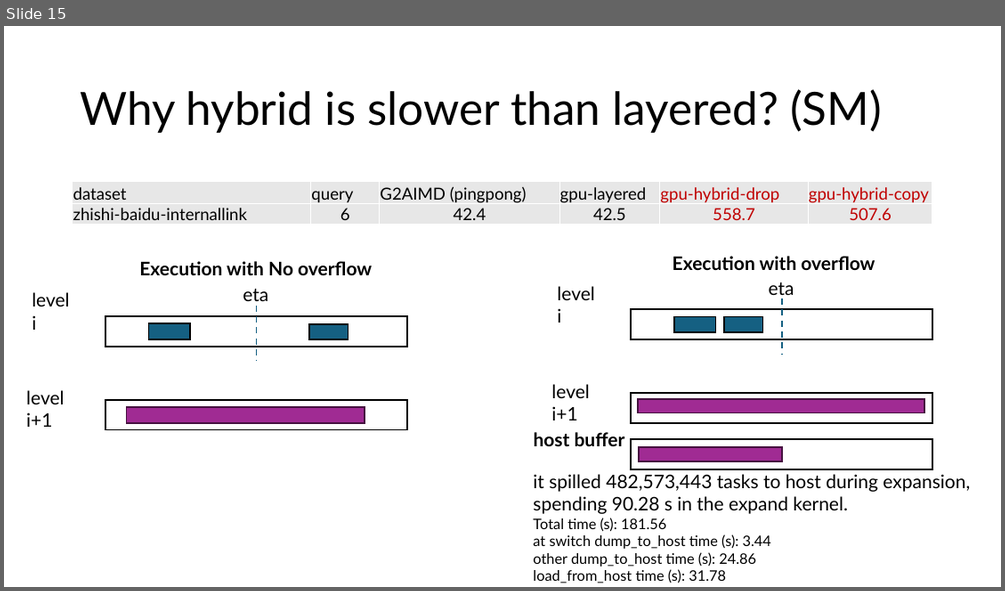
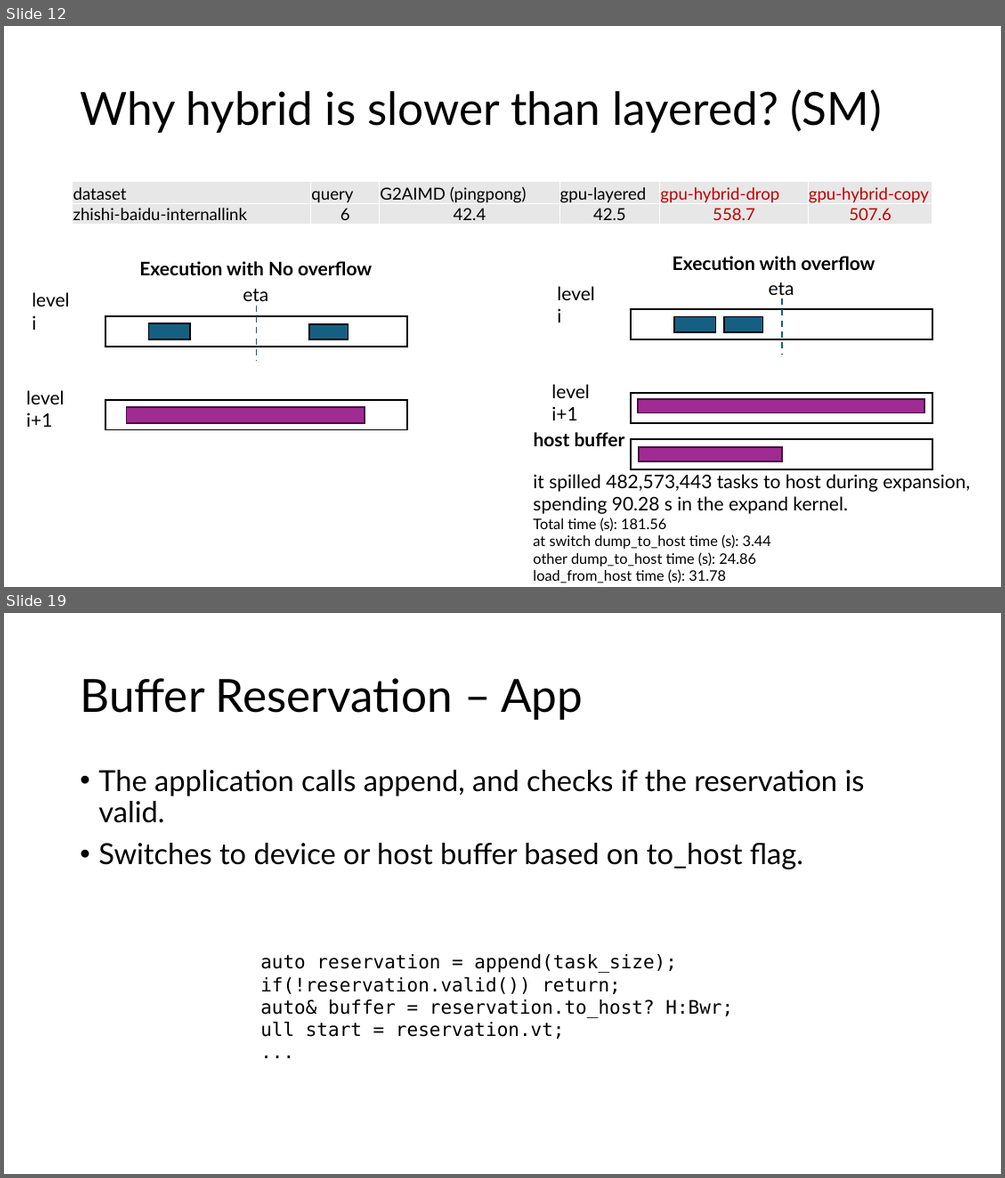
Before and after one commit to akhlaqueak/G-ThinkerCG, a slide deck: revision.pptx. Shown one above the other, each under a label of ours: slide 15 before the commit, slides 12 and 19 after it; the slides between them are not shown. The pictures are 1005x591 and 1005x1178 pixels, drawn with LibreOffice and Linux fonts; fonts in the diff are those of the drawing. Boxes give left, top, right and bottom in pixels: in the first picture for what was removed or moved away, otherwise in the second. Text is boxed around its words. In the diff, an @@ line names an element or a change of style, - is before the commit and + after.

Commit message:
auto commit 2026-08-04 21:28:15

```diff
--- a/revision.pptx
+++ b/revision.pptx
@@ slide 19 added at (4, 613, 1001, 1174), background #FFFFFF @@
@@ title added at (80, 678, 582, 720), 44 pt, text #000000 @@
+Buffer Reservation – App
@@ text added at (98, 770, 865, 869), 28 pt, text #000000 @@
+• The application calls append, and checks if the reservation is valid.
+• Switches to device or host buffer based on to_host flag.
@@ text added at (260, 954, 733, 1038), 18 pt, text #000000 @@
+auto reservation = append(task_size);
+if(!reservation.valid()) return;
+auto& buffer = reservation.to_host? H:Bwr;
+ull start = reservation.vt;
+...
@@ what was slide 15 is now slide 12 @@
```
Also in this commit, not shown: 8 other slides added, 3 slides removed, 19 other files.
